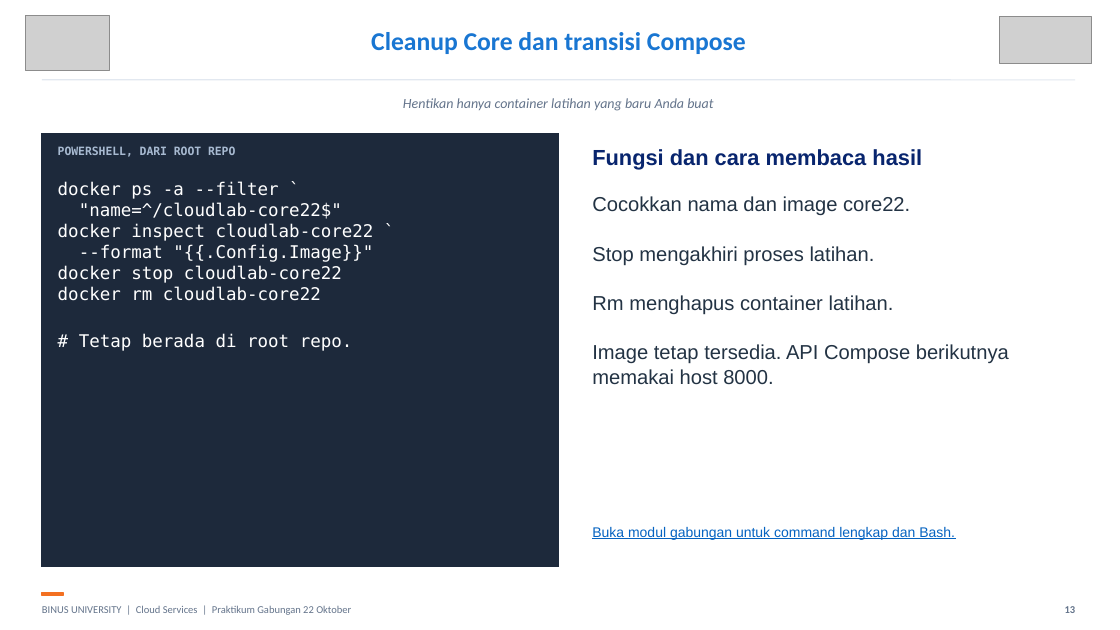
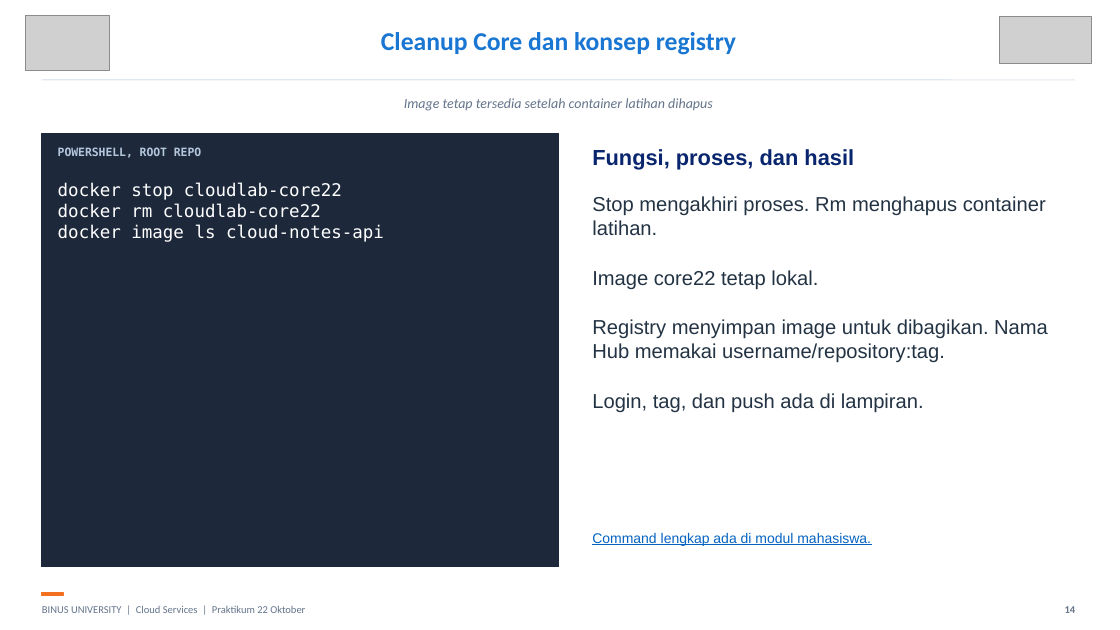
Before and after one commit to SeedFlora/meet6CloudService, a slide deck: slide 14 of slides/LAB_GABUNGAN_DOCKER_CORE_COMPOSE_22_OKTOBER.pptx (slide 13 before the commit). Drawn at 1120x630 pixels with LibreOffice and Linux fonts; fonts in the diff are those of the drawing; grey boxes stand for pictures. Boxes give left, top, right and bottom in pixels: in the first picture for what was removed or moved away, otherwise in the second. Text is boxed around its words. In the diff, an @@ line names an element or a change of style, - is before the commit and + after.

Commit message:
Make Core and Compose workshop linear, local, and ready for classroom use

```diff
--- a/slides/LAB_GABUNGAN_DOCKER_CORE_COMPOSE_22_OKTOBER.pptx
+++ b/slides/LAB_GABUNGAN_DOCKER_CORE_COMPOSE_22_OKTOBER.pptx
@@ text at (381, 32, 736, 55): text changed @@
-Cleanup Core dan transisi Compose
+Cleanup Core dan konsep registry
@@ text at (404, 98, 713, 111): text changed @@
-Hentikan hanya container latihan yang baru Anda buat
+Image tetap tersedia setelah container latihan dihapus
@@ text at (58, 147, 201, 158): text changed; text colour #A8BAD1 to #B5C7DD @@
-POWERSHELL, DARI ROOT REPO
+POWERSHELL, ROOT REPO
@@ text at (592, 149, 854, 170): text changed @@
-Fungsi dan cara membaca hasil
+Fungsi, proses, dan hasil
@@ text at (58, 182, 374, 262): paragraphs removed @@
-docker ps -a --filter `
-"name=^/cloudlab-core22$"
-docker inspect cloudlab-core22 `
---format "{{.Config.Image}}"
@@ text at (592, 196, 1048, 413): text changed @@
-Cocokkan nama dan image core22.
-Stop mengakhiri proses latihan.
-Rm menghapus container latihan.
-Image tetap tersedia. API Compose berikutnya memakai host 8000.
+Stop mengakhiri proses. Rm menghapus container latihan.
+Image core22 tetap lokal.
+Registry menyimpan image untuk dibagikan. Nama Hub memakai username/repository:tag.
+Login, tag, dan push ada di lampiran.
@@ text at (58, 225, 384, 242): text changed @@
-# Tetap berada di root repo.
+docker image ls cloud-notes-api
@@ text at (592, 533, 871, 546): text changed @@
-Buka modul gabungan untuk command lengkap dan Bash.
+Command lengkap ada di modul mahasiswa.
@@ text at (42, 605, 305, 613): text changed @@
-BINUS UNIVERSITY | Cloud Services | Praktikum Gabungan 22 Oktober
+BINUS UNIVERSITY | Cloud Services | Praktikum 22 Oktober
@@ text at (1065, 606, 1076, 613): text changed @@
-13
+14
```
Also in this commit, not shown: 19 other slides changed, 10 slides added, 9 slides removed, 17 other files.
